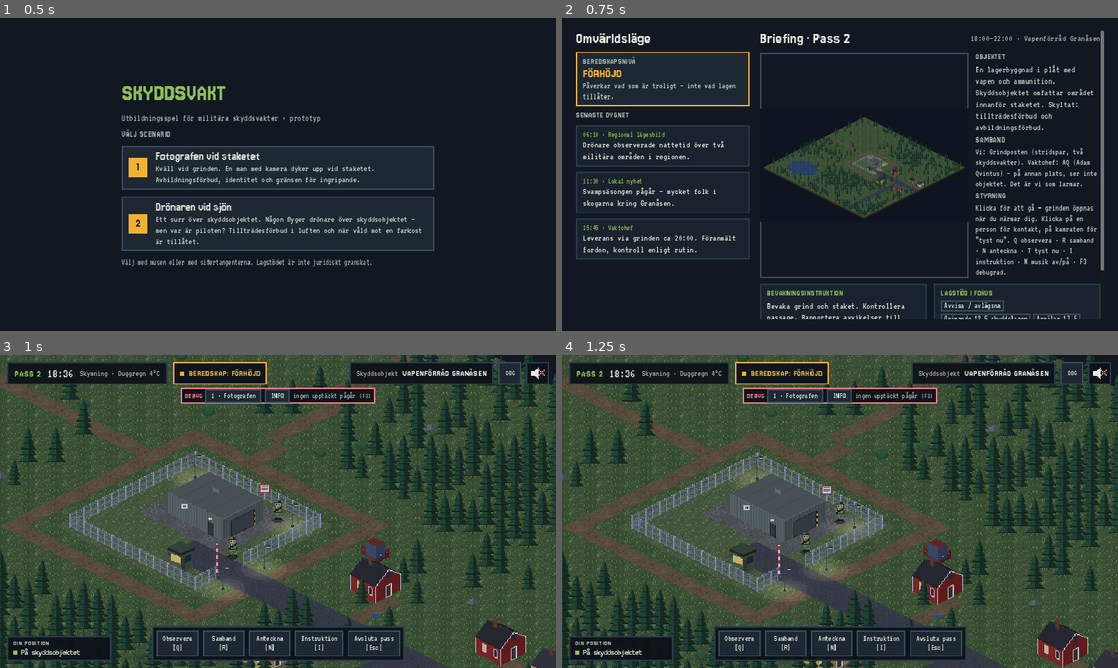
Above: before the commit, frames 1-4 (two rows, left to right).
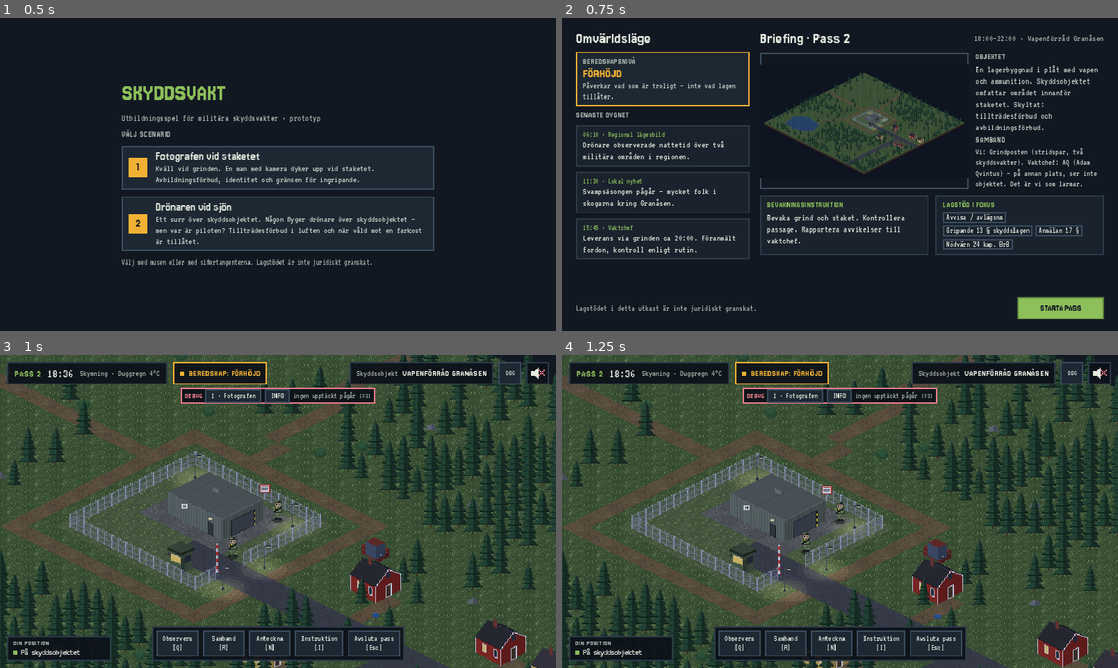
Above: after the commit, the same moments.

Repository: sulaco-hue/skyddsvakt
Game: Godot game, scene res://scenes/main.tscn
Two runs of this game, one before a commit and one after it. Both use one fixed random seed, a clock stepped at 60 frames per second and the inputs below.
Inputs (mouse positions are in pixels of both pictures, inside the frame that each line leads up to):
- Up to frame 1 (0.5 s): no input
- Up to frame 2 (0.75 s): tap Enter at 0.5 s; move the mouse to (962, 158) at 0.52 s; tap M at 0.6 s; click (962, 158) at 0.67 s
- Up to frame 3 (1 s): tap Space at 0.77 s
- Up to frame 4 (1.25 s): no input

Frame 1 is identical in both runs. In frame 2, 15% of the frame differs, in the area x 2-98%, y 4-97%; in frame 3, nothing differs; in frame 4, nothing differs.

Commit message:
Briefing: ta bort Styrning och lås Starta pass längst ner
Texten om styrning är borttagen. Knappraden med "Starta pass" ligger nu
utanför scrollytan, så den syns alltid utan att man behöver scrolla.

Co-Authored-By: Claude Opus 5.5 <noreply@anthropic.com>
Claude-Session: https://claude.ai/code/session_01PWrrRnAUGCDbWAToA7Kxse

Diff:
--- a/scripts/ui/briefing.gd
+++ b/scripts/ui/briefing.gd
@@ -21,9 +21,12 @@
 	marg.mouse_filter = Control.MOUSE_FILTER_IGNORE
 	add_child(marg)
 
+	var yttre := UiKit.vbox(12)
+	marg.add_child(yttre)
 	var scroll := ScrollContainer.new()
 	scroll.horizontal_scroll_mode = ScrollContainer.SCROLL_MODE_DISABLED
-	marg.add_child(scroll)
+	scroll.size_flags_vertical = Control.SIZE_EXPAND_FILL
+	yttre.add_child(scroll)
 	var rad := UiKit.hbox(24)
 	rad.size_flags_horizontal = Control.SIZE_EXPAND_FILL
 	rad.size_flags_vertical = Control.SIZE_EXPAND_FILL
@@ -81,11 +84,6 @@
 	info.add_child(UiKit.etikett(str(b.get("objektinfo", "")), 22, UiKit.LJUS, true))
 	info.add_child(UiKit.rubrik("SAMBAND", 13, UiKit.DAMPAD))
 	info.add_child(UiKit.etikett(str(b.get("samband", "")), 20, UiKit.LJUS, true))
-	info.add_child(UiKit.rubrik("STYRNING", 13, UiKit.DAMPAD))
-	var styr := "Klicka för att gå – grinden öppnas när du närmar dig. Klicka på en person för kontakt, på kamraten för ”tyst nu”. Q observera · R samband · N anteckna · T tyst nu · I instruktion · M musik av/på · F3 debugrad."
-	if UiKit.kompakt:
-		styr = "Tryck där du vill gå – grinden öppnas när du närmar dig. Tryck på en person för kontakt, på kamraten för ”tyst nu”. DBG visar debugraden."
-	info.add_child(UiKit.etikett(styr, 20, UiKit.LJUS, true))
 	kartrad.add_child(info)
 
 	var grid := GridContainer.new()
@@ -116,7 +114,6 @@
 	lv.add_child(flode)
 	grid.add_child(lag)
 
-	hoger.add_child(UiKit.fyllnad())
 	var knappar := UiKit.hbox(12)
 	knappar.add_child(UiKit.etikett("Lagstödet i detta utkast är inte juridiskt granskat.", 20, UiKit.DAMPAD))
 	knappar.add_child(UiKit.fyllnad())
@@ -124,7 +121,7 @@
 	start.custom_minimum_size = Vector2(200, 52)
 	start.pressed.connect(func() -> void: starta.emit())
 	knappar.add_child(start)
-	hoger.add_child(knappar)
+	yttre.add_child(knappar)
 
 
 func _unhandled_input(event: InputEvent) -> void:
